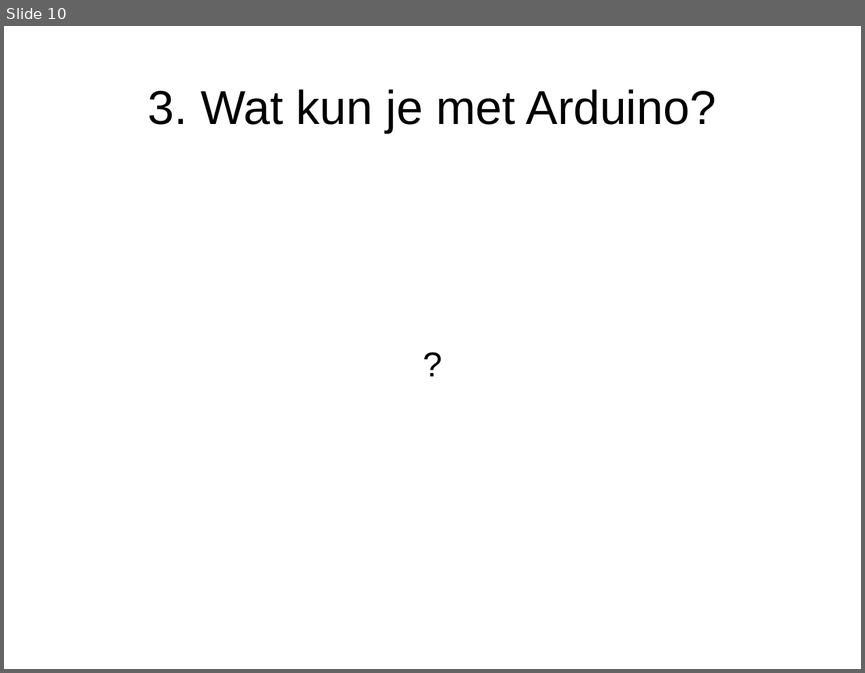
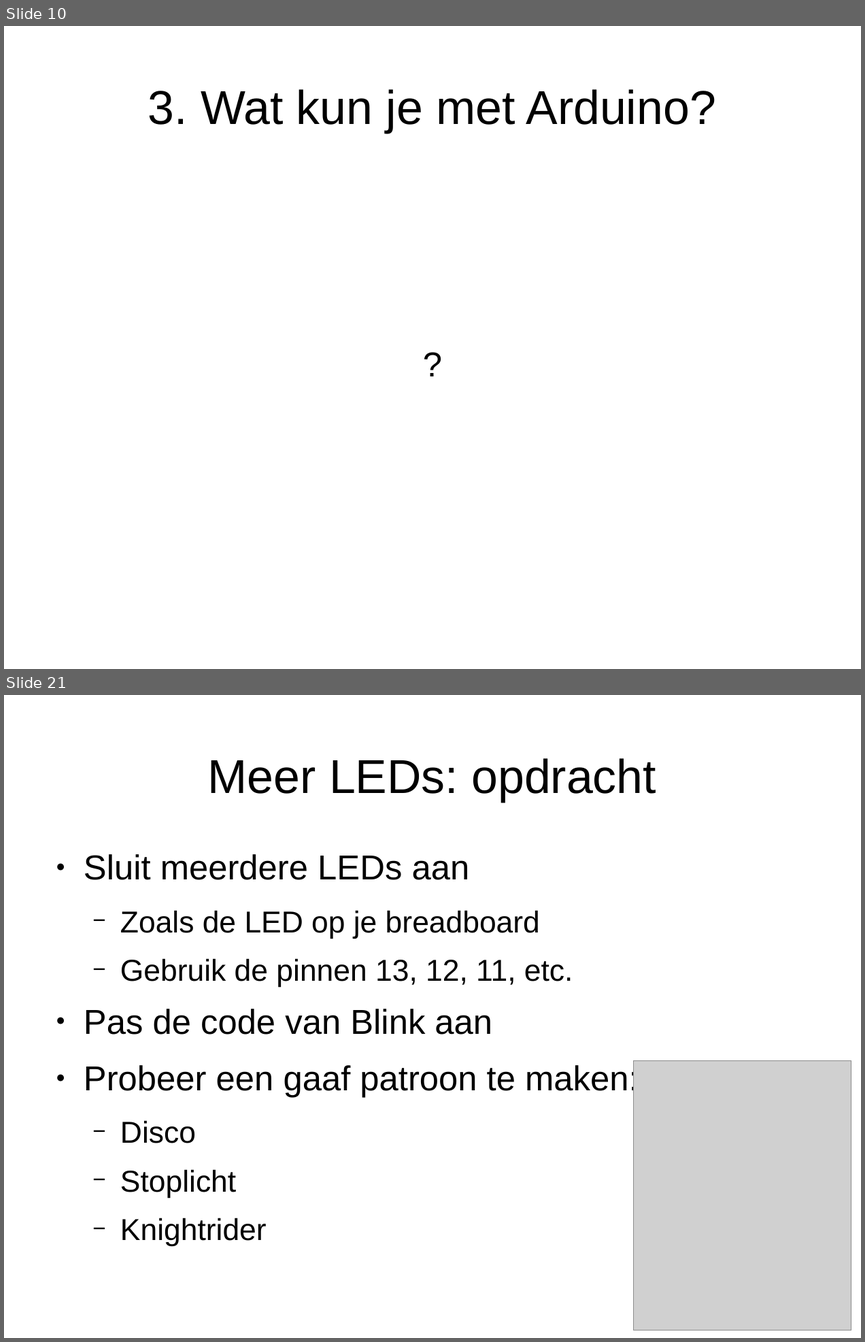
Before and after one commit to djog/arduino_cursus, a slide deck: Presentaties/Dag1.odp. Shown one above the other, each under a label of ours: slide 10 before the commit, slides 10 and 21 after it; the slides between them are not shown. The pictures are 865x673 and 865x1342 pixels, drawn with LibreOffice and Linux fonts; fonts in the diff are those of the drawing; grey boxes stand for pictures. Boxes give left, top, right and bottom in pixels: in the first picture for what was removed or moved away, otherwise in the second. Text is boxed around its words. In the diff, an @@ line names an element or a change of style, - is before the commit and + after.

```diff
--- a/Presentaties/Dag1.odp
+++ b/Presentaties/Dag1.odp
@@ slide 21 added at (x1=4, y1=695, x2=861, y2=1338), background #FFFFFF @@
@@ title added at (x1=208, y1=758, x2=656, y2=802), 44 pt, text #000000 @@
+Meer LEDs: opdracht
@@ text added at (x1=84, y1=854, x2=638, y2=1198), 28 pt, text #000000 @@
+● Sluit meerdere LEDs aan
+  − Zoals de LED op je breadboard
+  − Gebruik de pinnen 13, 12, 11, etc.
+● Pas de code van Blink aan
+● Probeer een gaaf patroon te maken:
+  − Disco
+  − Stoplicht
+  − Knightrider
@@ picture added at (x1=634, y1=1060, x2=851, y2=1330) @@
```
Also in this commit, not shown: 2 slides changed, 13 other slides added, 9 other files.
